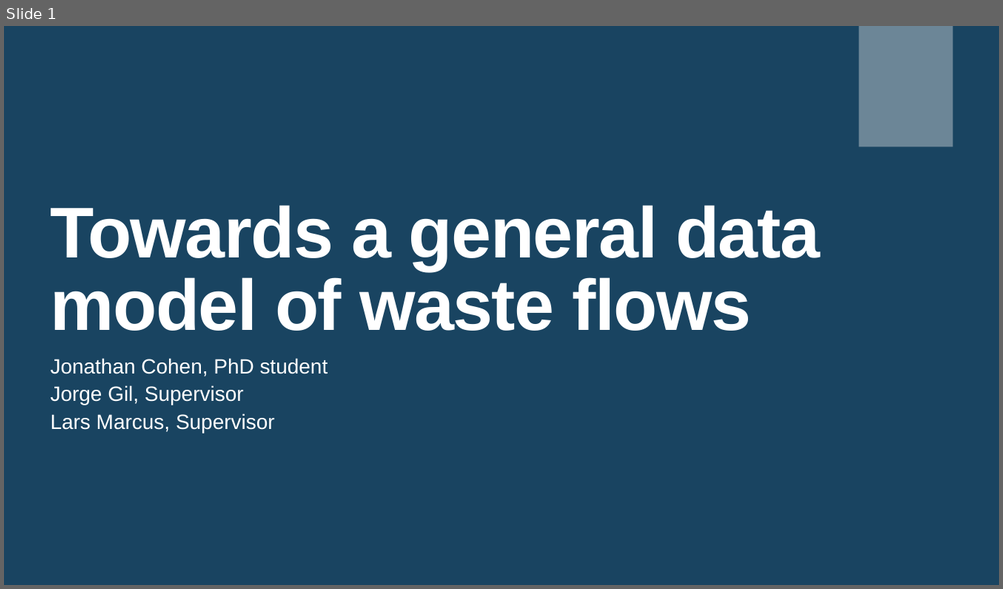
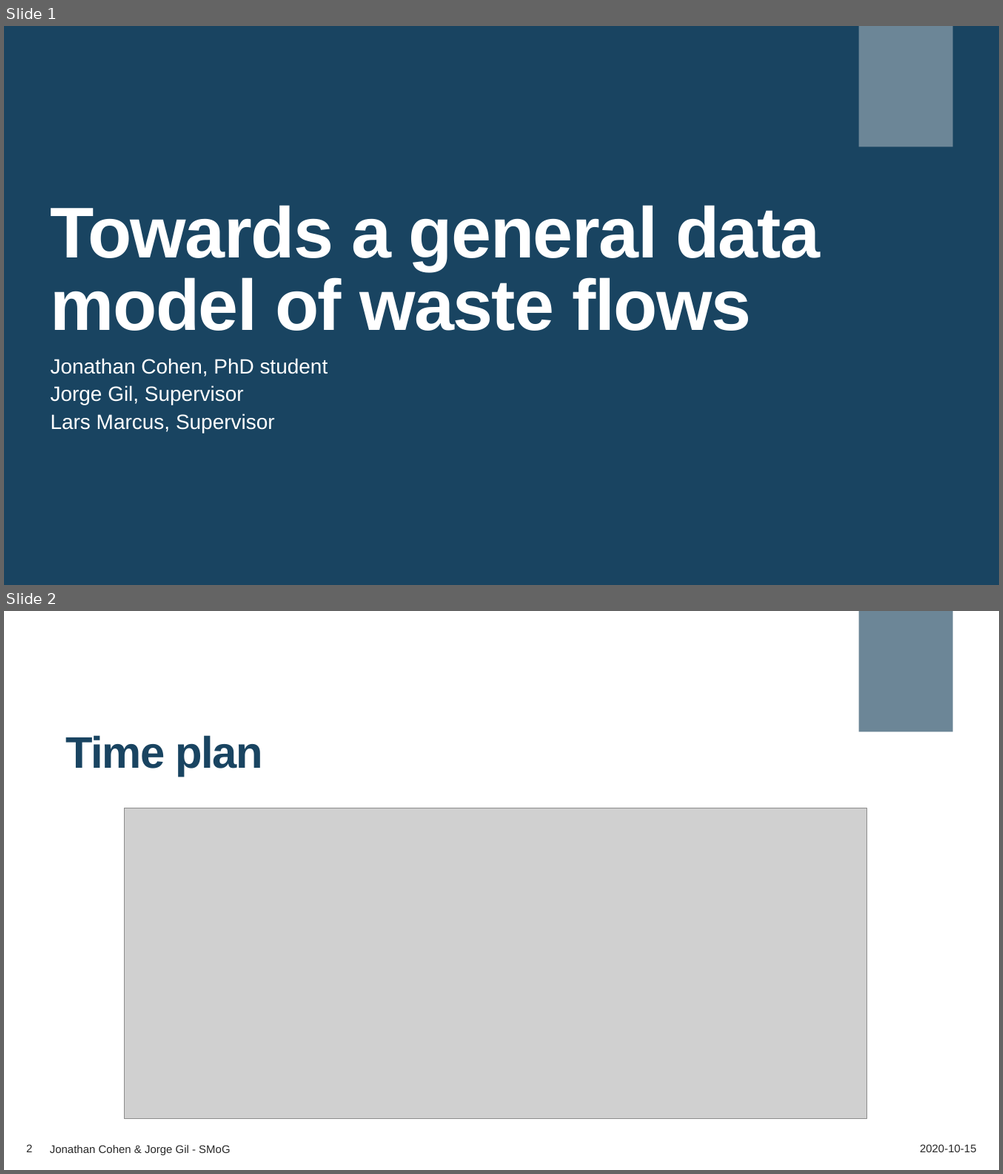
Before and after one commit to Urban-JonathanCohen/GeneralWasteDataModel, a slide deck: Towards a general data model of waste flows.pptx. Shown one above the other, each under a label of ours: slide 1 before the commit, slides 1 and 2 after it. The pictures are 1003x589 and 1003x1174 pixels, drawn with LibreOffice and Linux fonts; fonts in the diff are those of the drawing; grey boxes stand for pictures; background and template pictures are left out. Boxes give left, top, right and bottom in pixels: in the first picture for what was removed or moved away, otherwise in the second. Text is boxed around its words. In the diff, an @@ line names an element or a change of style, - is before the commit and + after.

```diff
--- a/Towards a general data model of waste flows.pptx
+++ b/Towards a general data model of waste flows.pptx
@@ slide 2 added at [4,611,999,1170], background #FFFFFF; not listed: 1 template element that a slide beside it also shows @@
@@ title added at [66,735,262,776], 32 pt, text #194461, bold @@
+Time plan
@@ picture added at [125,808,866,1119] @@
@@ page number added at [26,1145,32,1153], 8 pt, text #262626 @@
+2
@@ text added at [50,1145,230,1156], 8 pt, text #262626 @@
+Jonathan Cohen & Jorge Gil - SMoG
@@ text added at [919,1145,976,1153], 8 pt, text #262626 @@
+2020-10-15
```
Also in this commit, not shown: 6 slides changed, 1 other slide added.
